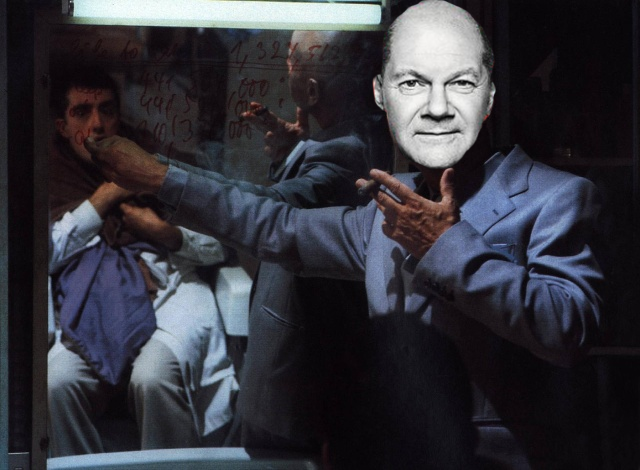
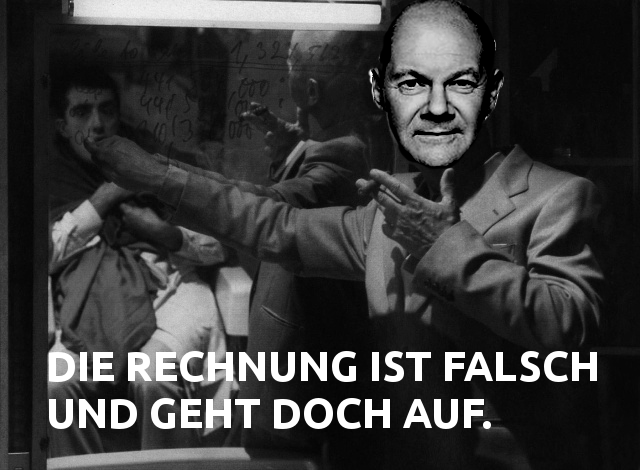
Two versions of the same layered image (w=640, h=470). Layer-by-layer changes:
added layer "DIE RECHNUNG IST FALSCH ..." above "momo-1986.jpg" over (x1=49, y1=351, x2=597, y2=429)
painted on "momo-1986.jpg" over (x1=0, y1=0, x2=640, y2=470)
painted on "Scholz" over (x1=361, y1=0, x2=515, y2=198)
